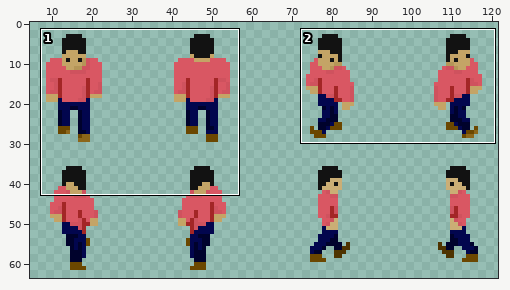
One commit to this sprite sheet: Assets/Sprites/player-spritesheet_new6.png. Above: a wide view before the commit, with the close-up outlined.
Close-up. Before the edit:
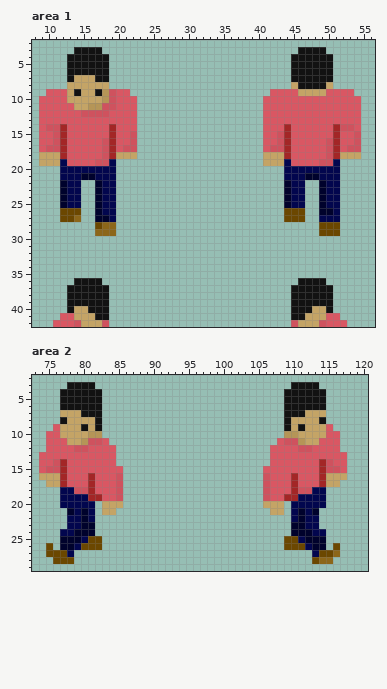
The file is 128x64 pixels. Shown: area 1: x 8..56, y 2..42; area 2: x 73..120, y 2..29. The wide view leaves out empty margins.
New version:
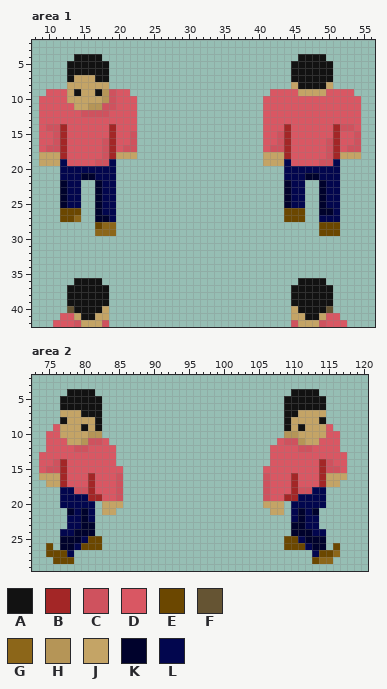
Palette (. is transparent): A #121212  B #a32626  C #cf525e  D #d95763  E #6b4700  F #655433  G #8c6619  H #b59557  J #c4a466  K #00022c  L #02064e
Author's note on the commit: made player animation more consistent
Change:
Area 1:
y 3: x 14..17 AAAA -> ....; x 46..49 AAAA -> ....
y 4: x 13 A -> .; x 18 A -> .; x 45 A -> .; x 50 A -> .
y 40: x 13..15 AJJ -> FAA; x 18 A -> J; x 45 A -> J; x 48..50 JJA -> AAF
y 41: x 15..18 JJAA -> AAJJ; x 45..48 AAJJ -> JJAA
Area 2:
y 3: x 78..81 AAAA -> ....; x 110..113 AAAA -> ....
y 4: x 77 A -> .; x 82 A -> .; x 109 A -> .; x 114 A -> .
y 7: x 111 A -> J
